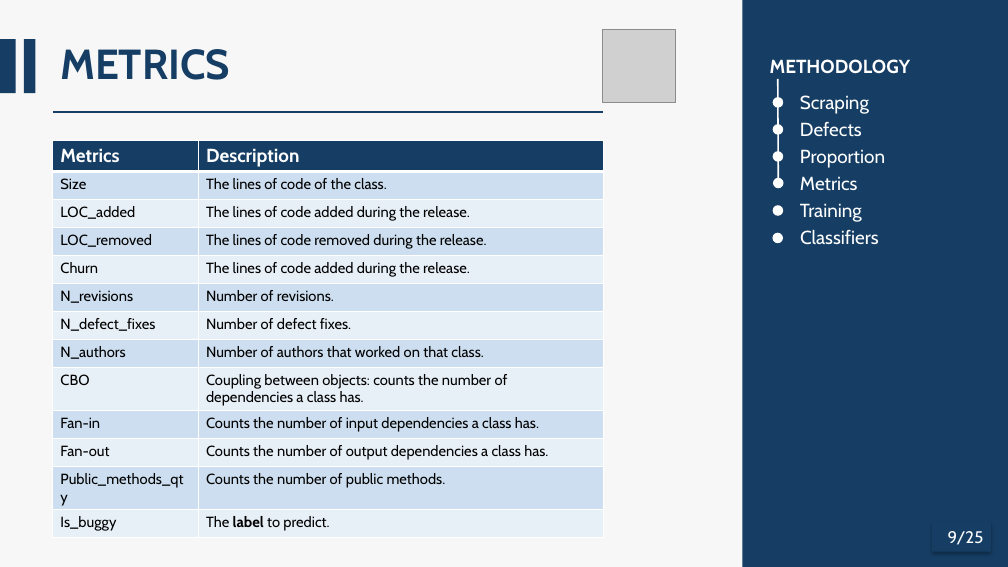
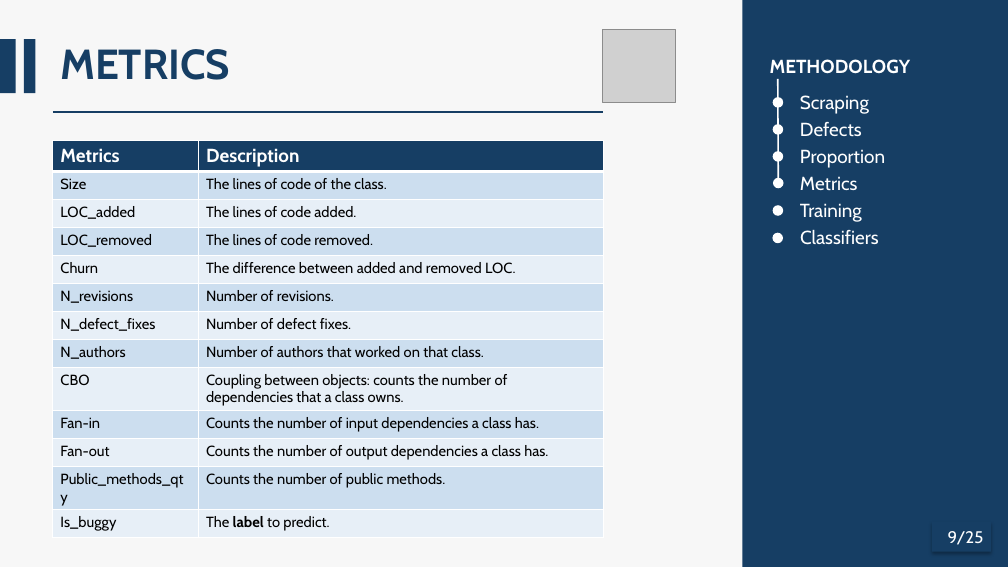
Before and after one commit to AlessandroFinocchi/ISW2_Metrics_Proj, a slide deck: slide 9 of docs/ISW2_Presentation.pptm. Drawn at 1008x567 pixels with LibreOffice and Linux fonts; fonts in the diff are those of the drawing; grey boxes stand for pictures. Boxes give left, top, right and bottom in pixels: in the first picture for what was removed or moved away, otherwise in the second. Text is boxed around its words. In the diff, an @@ line names an element or a change of style, - is before the commit and + after.

```diff
--- a/docs/ISW2_Presentation.pptm
+++ b/docs/ISW2_Presentation.pptm
@@ table at (53,141,603,535) @@
-row 3, column 2: The lines of code added during the release.
+row 3, column 2: The lines of code added.
-row 4, column 2: The lines of code removed during the release.
+row 4, column 2: The lines of code removed.
-row 5, column 2: The lines of code added during the release.
+row 5, column 2: The difference between added and removed LOC.
-row 9, column 2: Coupling between objects: counts the number of dependencies a class has.
+row 9, column 2: Coupling between objects: counts the number of dependencies that a class owns.
```
Also in this commit, not shown: 13 other slides changed.
